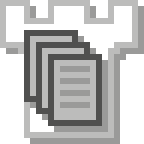
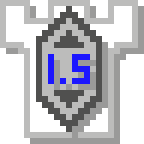
Revision of a layered 144px x 144px image; what changed, layer by layer:
added layer "Layer #12" above "Layer #11" over [36, 6, 108, 138]
hid "Layer #8" over [24, 30, 108, 132]
